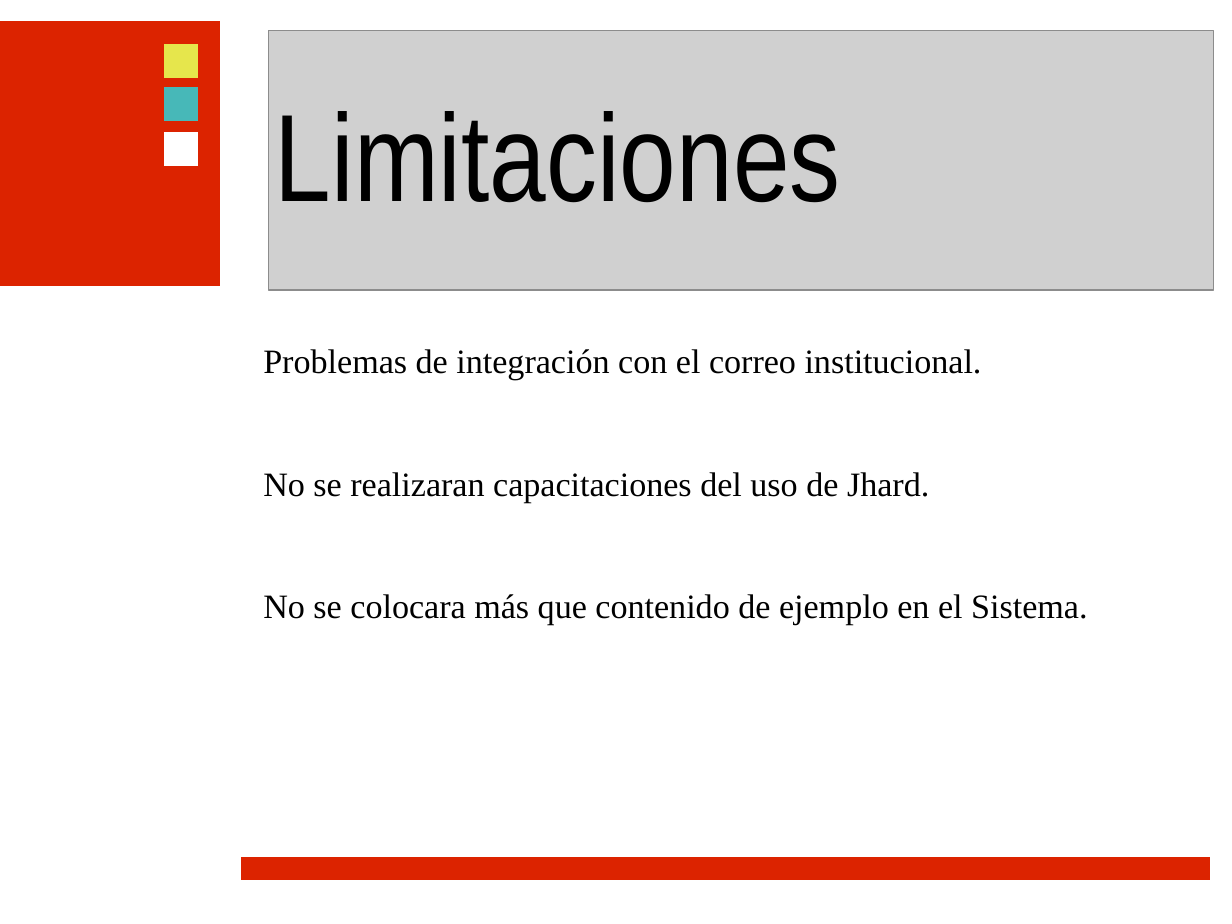
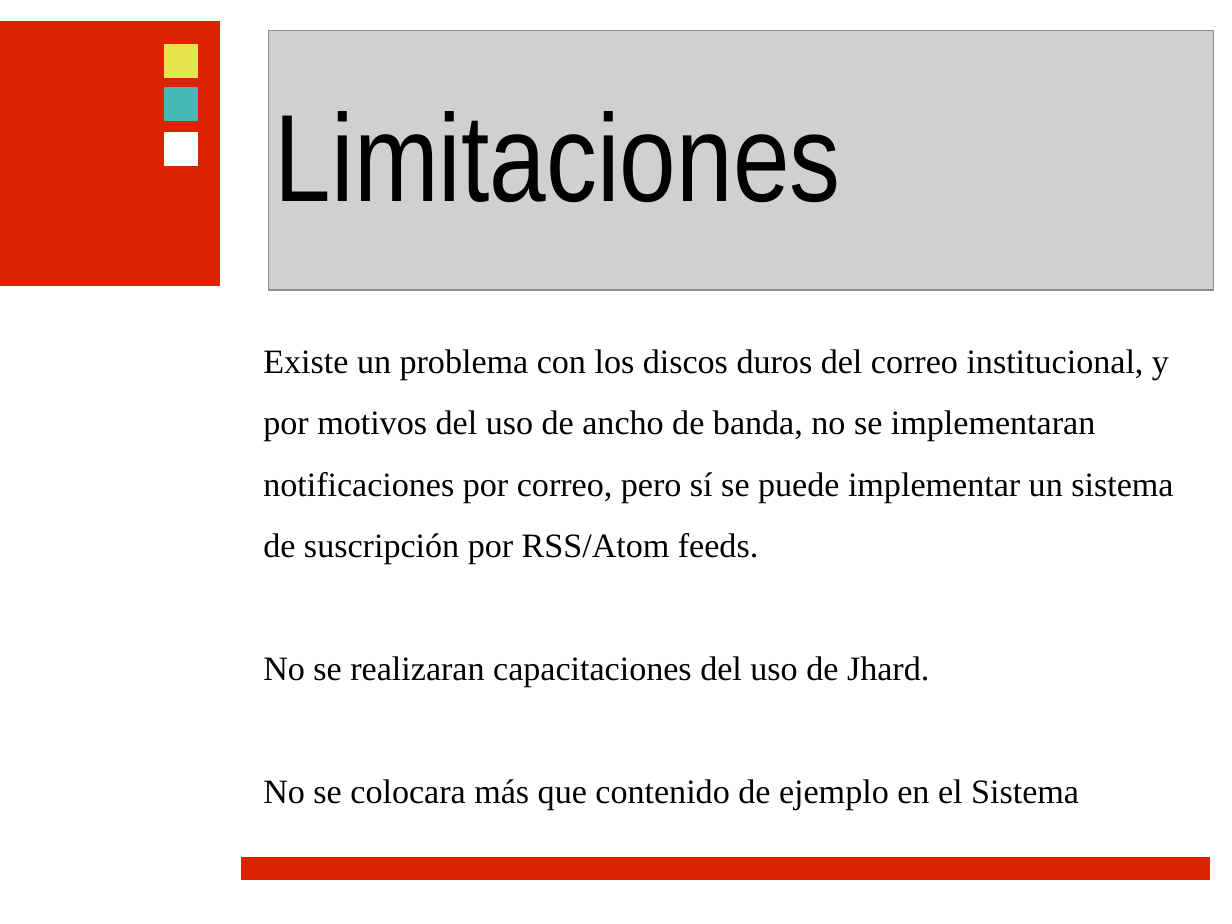
Before and after one commit to ramayac/jhard, a slide deck: slide 16 of presentaciones/primera defensa/jhard.odp. Drawn at 1232x924 pixels with LibreOffice and Linux fonts; fonts in the diff are those of the drawing; grey boxes stand for pictures; background and template pictures are left out. Boxes give left, top, right and bottom in pixels: in the first picture for what was removed or moved away, otherwise in the second. Text is boxed around its words. In the diff, an @@ line names an element or a change of style, - is before the commit and + after.

```diff
--- a/presentaciones/primera defensa/jhard.odp
+++ b/presentaciones/primera defensa/jhard.odp
@@ text at <box>263,349,1173,564</box>: text changed @@
-Problemas de integración con el correo institucional.
+Existe un problema con los discos duros del correo institucional, y por motivos del uso de ancho de banda, no se implementaran notificaciones por correo, pero sí se puede implementar un sistema de suscripción por RSS/Atom feeds.
@@ text at <box>263,779,1079,810</box>: text changed @@
-No se colocara más que contenido de ejemplo en el Sistema.
+No se colocara más que contenido de ejemplo en el Sistema
```
Also in this commit, not shown: 23 other slides changed.
